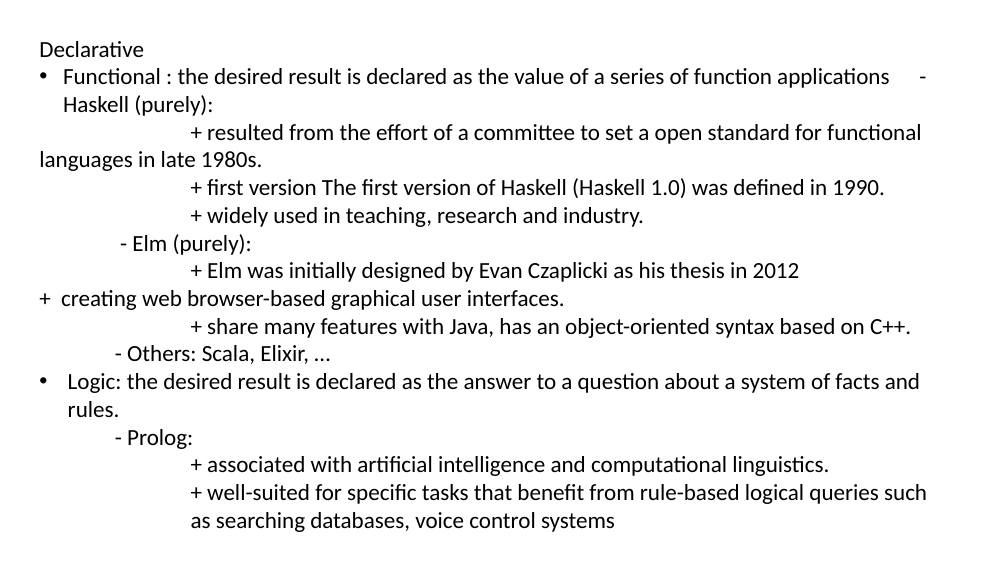
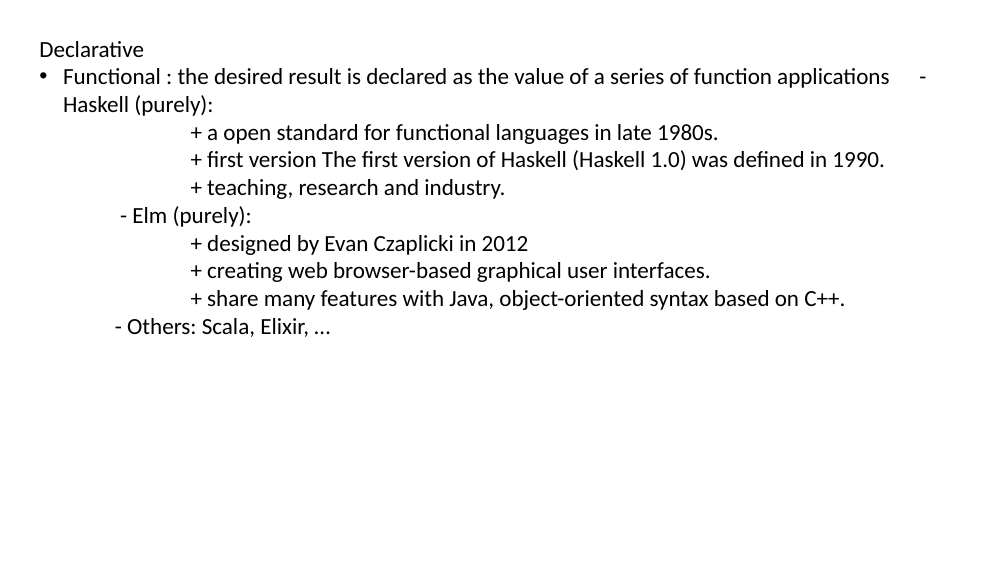
Before and after one commit to nch2698/CS-210, a slide deck: slide 5 of categories.pptx (slide 7 before the commit). Drawn at 1008x567 pixels with LibreOffice and Linux fonts; fonts in the diff are those of the drawing. Boxes give left, top, right and bottom in pixels: in the first picture for what was removed or moved away, otherwise in the second. Text is boxed around its words. In the diff, an @@ line names an element or a change of style, - is before the commit and + after.

```diff
--- a/categories.pptx
+++ b/categories.pptx
@@ text at (207, 124, 719, 144): text changed @@
-+ resulted from the effort of a committee to set a open standard for functional languages in late 1980s.
++ a open standard for functional languages in late 1980s.
@@ text at (207, 179, 505, 199): text changed @@
-+ widely used in teaching, research and industry.
++ teaching, research and industry.
@@ text at (207, 235, 845, 310): text changed @@
-+ Elm was initially designed by Evan Czaplicki as his thesis in 2012 + creating web browser-based graphical user interfaces.
-+ share many features with Java, has an object-oriented syntax based on C++.
++ designed by Evan Czaplicki in 2012
++ creating web browser-based graphical user interfaces.
++ share many features with Java, object-oriented syntax based on C++.
@@ text at (68, 373, 927, 532): paragraphs removed @@
-• Logic: the desired result is declared as the answer to a question about a system of facts and rules.
-    - Prolog:
-        + associated with artificial intelligence and computational linguistics.
-        + well-suited for specific tasks that benefit from rule-based logical queries such as searching databases, voice control systems
```
Also in this commit, not shown: 4 other slides changed, 1 slide added, 2 slides removed.
